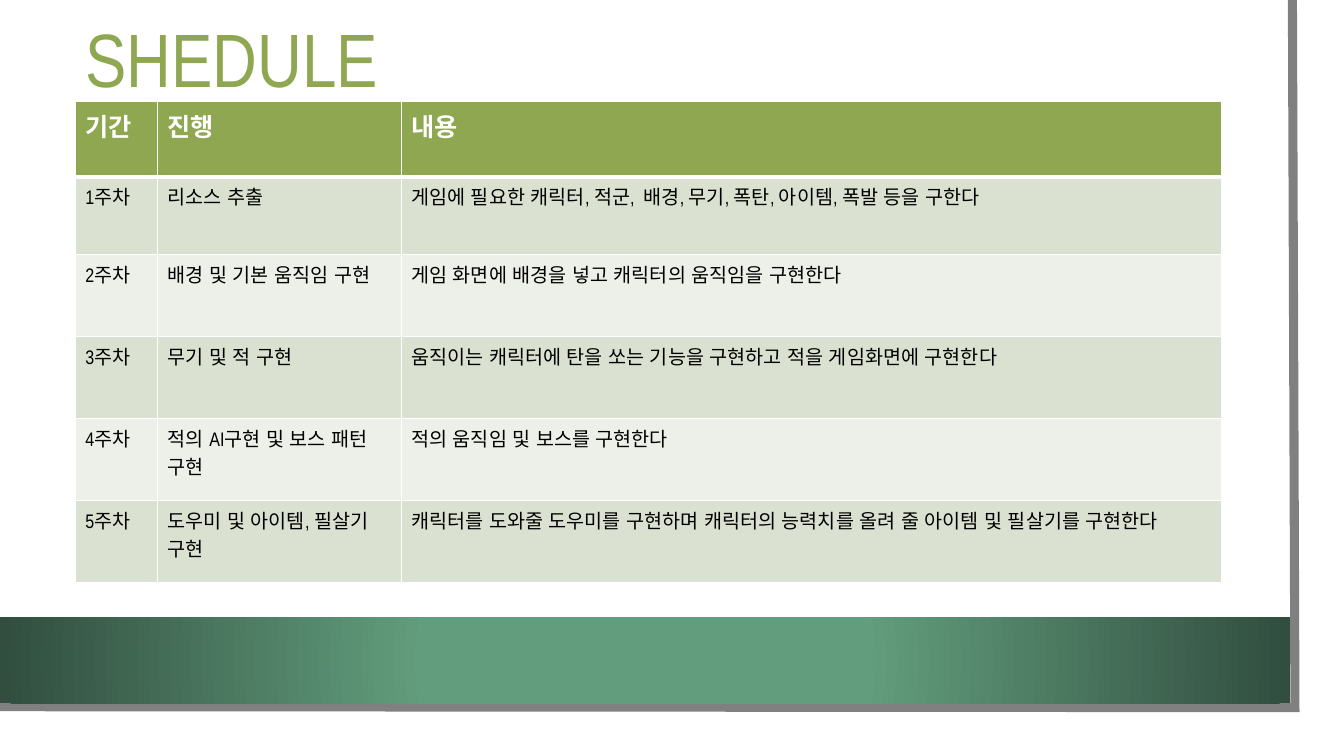
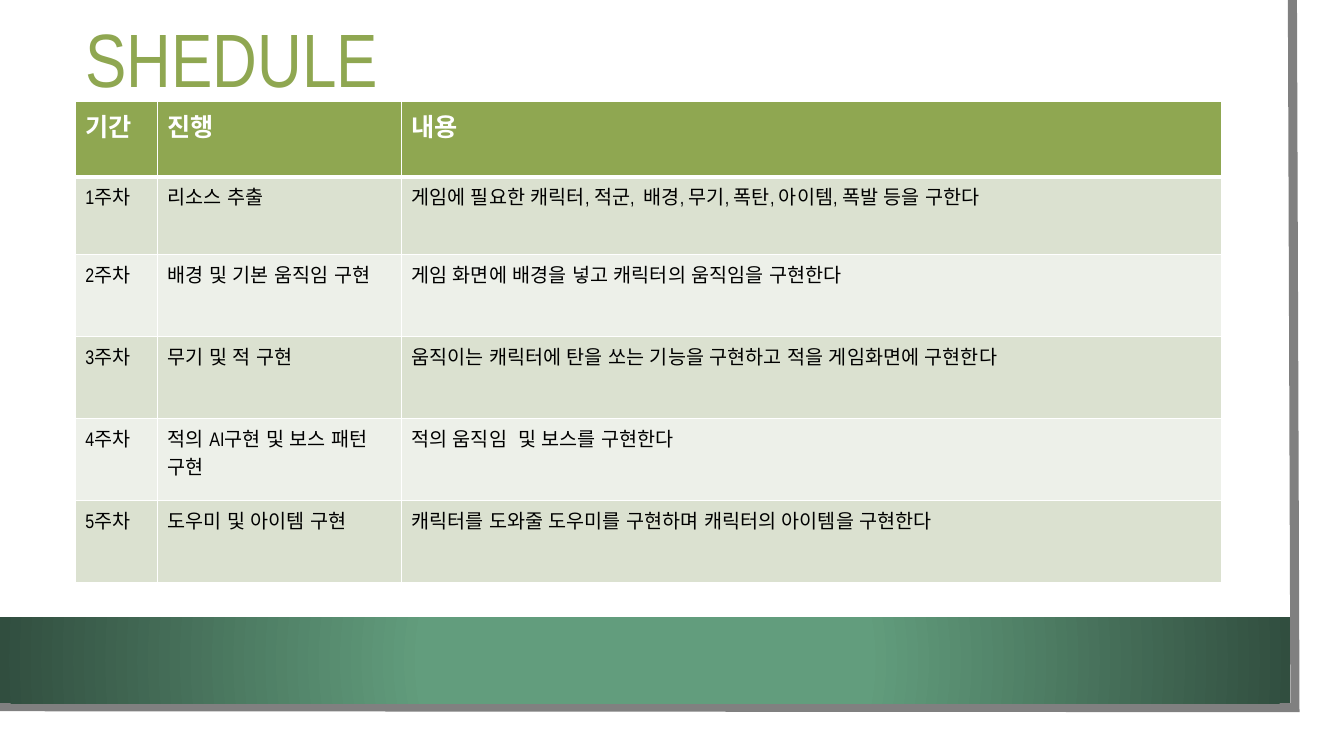
Before and after one commit to LEGO0937/2DGP-Project, a slide deck: slide 9 of Project 1st ppt/2DGP 게임기획서.pptx. Drawn at 1344x756 pixels with LibreOffice and Linux fonts; fonts in the diff are those of the drawing; background and template pictures are left out. Boxes give left, top, right and bottom in pixels: in the first picture for what was removed or moved away, otherwise in the second. Text is boxed around its words. In the diff, an @@ line names an element or a change of style, - is before the commit and + after.

```diff
--- a/Project 1st ppt/2DGP 게임기획서.pptx
+++ b/Project 1st ppt/2DGP 게임기획서.pptx
@@ table at <box>76,102,1223,583</box> @@
-row 6, column 2: 도우미 및 아이템, 필살기 구현
+row 6, column 2: 도우미 및 아이템 구현
-row 6, column 3: 캐릭터를 도와줄 도우미를 구현하며 캐릭터의 능력치를 올려 줄 아이템 및 필살기를 구현한다
+row 6, column 3: 캐릭터를 도와줄 도우미를 구현하며 캐릭터의 아이템을 구현한다
```
Also in this commit, not shown: 15 other files.
